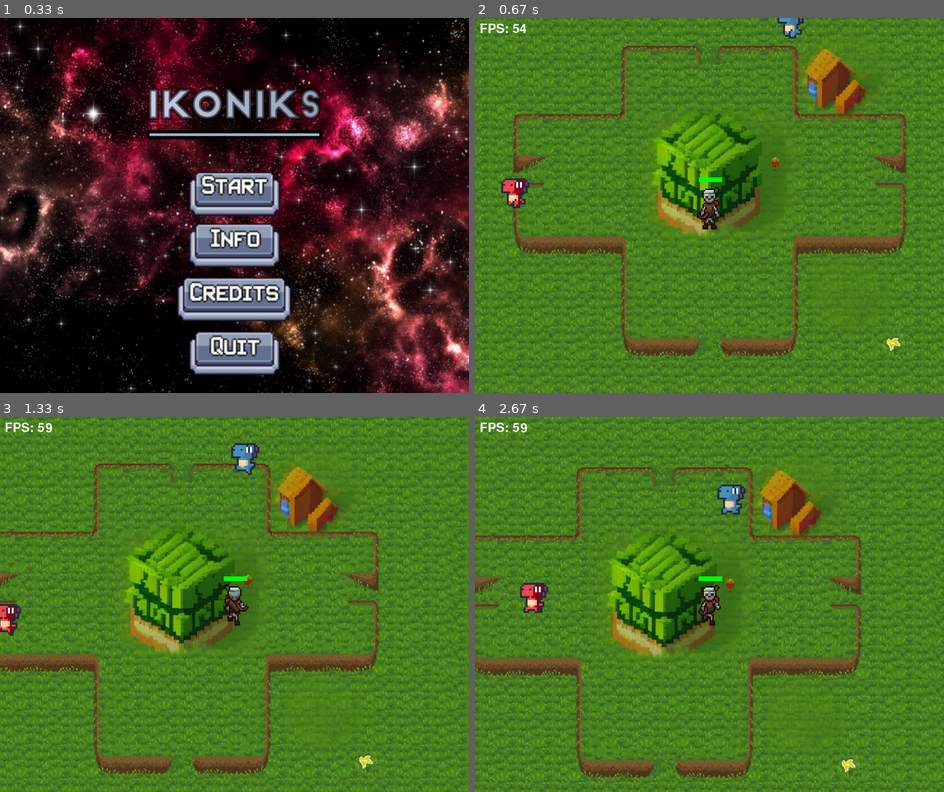
Above: before the commit, frames 1-4 (two rows, left to right).
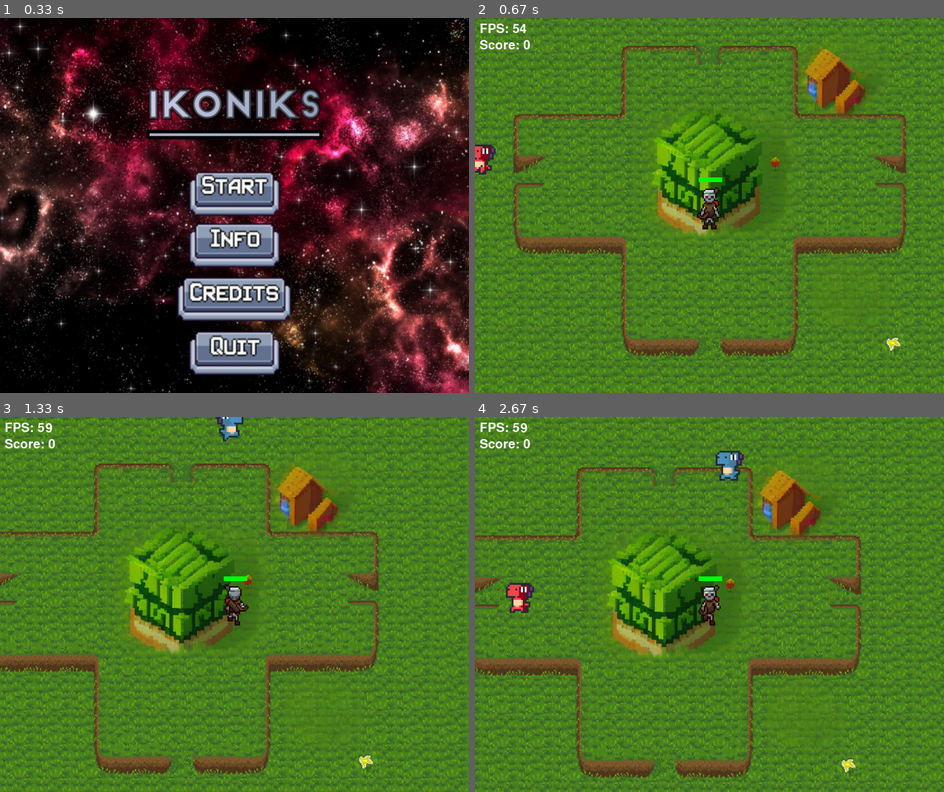
Above: after the commit, the same moments.

Repository: sunwindsss/Pygame-Projekts
Game: pygame game, started from start-here.py
Two runs of this game, one before a commit and one after it. Both use one fixed random seed, a clock stepped at 60 frames per second and the inputs below.
Inputs (mouse positions are in pixels of both pictures, inside the frame that each line leads up to):
- Up to frame 1 (0.33 s): no input
- Up to frame 2 (0.67 s): click (709, 194) at 0.38 s
- Up to frame 3 (1.33 s): hold D 0.67-1.13 s; move the mouse to (215, 619) at 0.7 s; hold W from 1.17 s (still down); tap Space at 1.23 s
- Up to frame 4 (2.67 s): release W at 1.47 s; hold D 1.5-1.97 s; tap Space at 1.57, 1.87, 2.07, 2.37, 2.63 s; hold A 2-2.53 s; hold S from 2.57 s (still down)

Frame 1 is identical in both runs. In frame 2, 1.0% of the frame differs, in the area x 0-71%, y 0-51%; in frame 3, 1.1%; in frame 4, 1.5%, in the area x 1-58%, y 5-53%.

Commit message:
flaw resolved
enemies spawn around player

Diff:
--- a/entry.py
+++ b/entry.py
@@ -329,11 +329,11 @@
     if player.y < enemy.y:
         enemy.y -= speed/2
 
-def enemy_spawn():
-    square_top_left_x = 0
-    square_top_left_y = 0
-    square_bottom_right_x = WIDTH
-    square_bottom_right_y = HEIGHT
+def enemy_spawn(player):
+    square_top_left_x = player.x - 500
+    square_top_left_y = player.y - 400
+    square_bottom_right_x = player.x + 500
+    square_bottom_right_y = player.y + 400
     while True:
         # Generate random x and y coordinates outside the square
         x = random.uniform(square_top_left_x - 100, square_bottom_right_x + 100)
@@ -386,7 +386,9 @@
     the specified font and displays it at the top-left corner of the game window.
     """
     fps_text = font.render(f"FPS: {int(clock.get_fps())}", True, WHITE)
+    score_text = font.render(f"Score: {int(score)}", True, WHITE)
     screen.blit(fps_text, (10, 10))
+    screen.blit(score_text, (10, 45))
 
 def player_damage(player, enemy1, enemy2):
     if player.colliderect(enemy1):
@@ -418,45 +420,43 @@
     The loop continues until the global variable `running` becomes False, and then quits the game.
     """
 
-    global running,player_health, player, health_bar, enemy1_health, enemy2_health
-
-    enemy1_coordinate = enemy_spawn()
-    enemy1_icon_x = enemy1_coordinate[0]
-    enemy1_icon_y = enemy1_coordinate[1]
-    enemy1_health = 50
-    enemy1_count = 0
-
-    enemy2_coordinate = enemy_spawn()
-    enemy2_icon_x = enemy2_coordinate[0]
-    enemy2_icon_y = enemy2_coordinate[1]
-    enemy2_health = 50
-    enemy2_count = 0
+    global running,player_health, player, health_bar, enemy1_health, enemy2_health, score
 
     player = pygame.Rect(icon_x, icon_y, PLAYER_WIDTH/3,PLAYER_HEIGHT/2)
     health_bar = HealthBar(250, 250, 300, 40, 100)
     player_health = 100
 
 
+    enemy1_coordinate = enemy_spawn(player)
+    enemy1_icon_x = enemy1_coordinate[0]
+    enemy1_icon_y = enemy1_coordinate[1]
+    enemy1_health = 20
+
+    enemy2_coordinate = enemy_spawn(player)
+    enemy2_icon_x = enemy2_coordinate[0]
+    enemy2_icon_y = enemy2_coordinate[1]
+    enemy2_health = 20
+
+    score = 0
+
     enemy1 = pygame.Rect(enemy1_icon_x, enemy1_icon_y, PLAYER_WIDTH/2,PLAYER_HEIGHT/2)
     enemy2 = pygame.Rect(enemy2_icon_x, enemy2_icon_y, PLAYER_WIDTH/2,PLAYER_HEIGHT/2)
 
     while running:
         if enemy1_health == 0:
-            enemy1_count += 1
-            enemy1_coordinate = enemy_spawn()
+            score += 1
+            enemy1_coordinate = enemy_spawn(player)
             enemy1_icon_x = enemy1_coordinate[0]
             enemy1_icon_y = enemy1_coordinate[1]
-            enemy1_health = 50
+            enemy1_health = 20
             enemy1 = pygame.Rect(enemy1_icon_x, enemy1_icon_y, PLAYER_WIDTH/2,PLAYER_HEIGHT/2)
-            print(enemy1_count)
         if enemy2_health == 0:
-            enemy2_count +=1
-            enemy2_coordinate = enemy_spawn()
+            score +=1
+            enemy2_coordinate = enemy_spawn(player)
             enemy2_icon_x = enemy2_coordinate[0]
             enemy2_icon_y = enemy2_coordinate[1]
-            enemy2_health = 50
+            enemy2_health = 20
             enemy2 = pygame.Rect(enemy2_icon_x, enemy2_icon_y, PLAYER_WIDTH/2,PLAYER_HEIGHT/2)
-            print(enemy2_count)
         handle_events()
         health_bar.hp = player_health
         player_damage(player, enemy1, enemy2)
